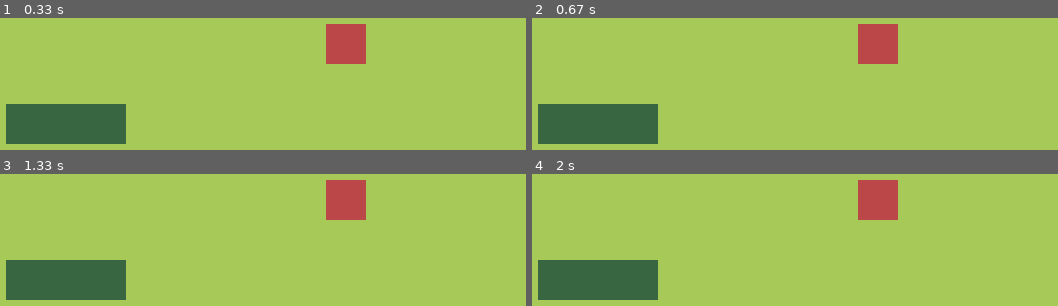
Above: before the commit, frames 1-4 (two rows, left to right).
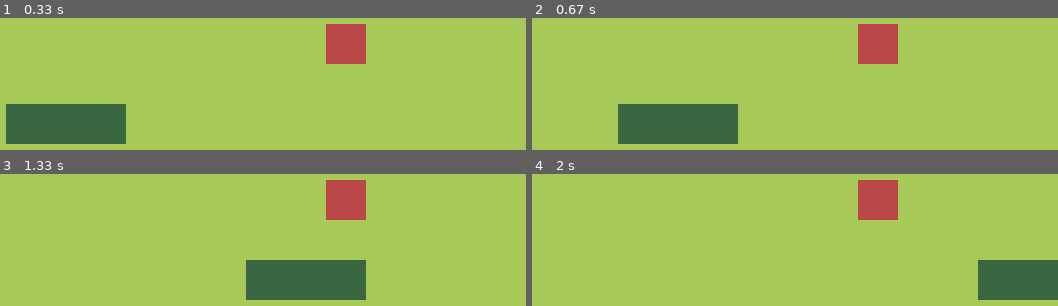
Above: after the commit, the same moments.

Repository: yusuphiqbal/snake-pygame
Game: pygame game, started from main.py
Two runs of this game, one before a commit and one after it. Both use one fixed random seed, a clock stepped at 60 frames per second and the inputs below.
Inputs:
- Up to frame 1 (0.33 s): no input
- Up to frame 2 (0.67 s): no input
- Up to frame 3 (1.33 s): no input
- Up to frame 4 (2 s): no input

Frame 1 is identical in both runs. In frame 2, 9.2% of the frame differs, in the area x 1-40%, y 65-96%; in frame 3, 14%, in the area x 1-70%, y 65-96%; in frame 4, 12%.

Commit message:
Moving snake to the right when game starts

Diff:
--- a/main.py
+++ b/main.py
@@ -9,12 +9,17 @@
     def __init__(self):
         pos = cell_number / 2
         self.body = [Vector2(pos - 3, pos), Vector2(pos - 2, pos), Vector2(pos - 1, pos)]
+        self.direction = Vector2(1, 0)
 
     def draw(self):
         for block in self.body:
             block_rect = pygame.Rect(block.x * cell_size, block.y * cell_size, cell_size, cell_size)
             pygame.draw.rect(screen, (56, 102, 65), block_rect)
 
+    def move(self):
+        body_copy = self.body[:-1]
+        body_copy.insert(0, body_copy[0] + self.direction)
+        self.body = body_copy[:]
 
 class Fruit:
     def __init__(self):
@@ -38,11 +43,15 @@
 fruit = Fruit()
 snake = Snake()
 
+pygame.time.set_timer(pygame.USEREVENT, 150)
+
 while True:
     for event in pygame.event.get():
         if event.type == pygame.QUIT:
             pygame.quit()
             sys.exit()
+        if event.type == pygame.USEREVENT:
+            snake.move()
 
     screen.fill((167, 201, 87))
     fruit.draw()
